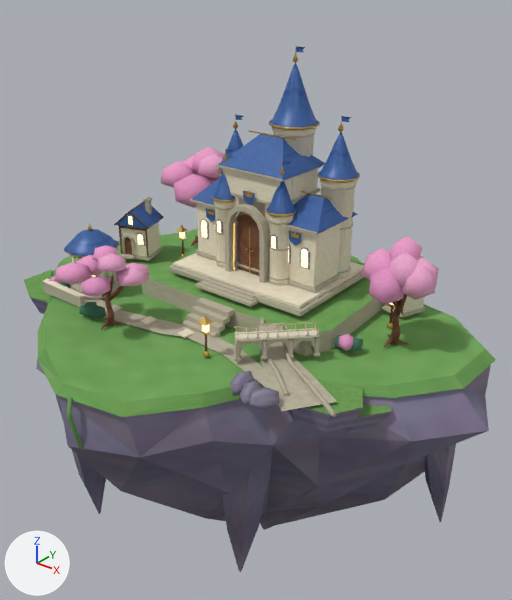
The glTF model public/assets/models/environment/royal-island-right-distant.glb: old version first, new version second.
Both versions are drawn from a 50 mm camera at (15.4, -17.7, 11.2) aimed at (1.0, 0.3, 0.1). Arrows for +X, +Y and +Z are at lower left; the lights stay in place. The first picture is the older version. Vertices at exactly the same position are counted once.

Before the edit, the objects in view are built like this:
```python
me_right_broken_cliff_strata_007 = bpy.data.meshes.new('right_broken_cliff_strata.007')
me_right_broken_cliff_strata_007.from_pydata(...)  # 3815 vertices, 6253 faces; spans x -8.1..10.0, y -7.9..7.8, z -10.0..8.7
me_right_broken_cliff_strata_007.materials.append(mat_lavender_layered_cliff)
me_right_broken_cliff_strata_007.materials.append(mat_meadow_and_moss)
me_right_broken_cliff_strata_007.materials.append(mat_carved_sandstone)
me_right_broken_cliff_strata_007.materials.append(mat_ivory_limestone)
me_right_broken_cliff_strata_007.materials.append(mat_royal_blue_glazed_slate)
me_right_broken_cliff_strata_007.materials.append(mat_brushed_antique_gold)
me_right_broken_cliff_strata_007.materials.append(mat_warm_carved_timber)
me_right_broken_cliff_strata_007.materials.append(mat_warm_lit_glass)
me_right_broken_cliff_strata_007.materials.append(mat_sakura_blossom_clusters)
me_right_broken_cliff_strata_007.materials.append(mat_deep_evergreen_foliage)
ob_royal_island_right = bpy.data.objects.new('royal-island-right', me_right_broken_cliff_strata_007)
ob_royal_island_right.location = (0.0, 0.0, 0.0)
```
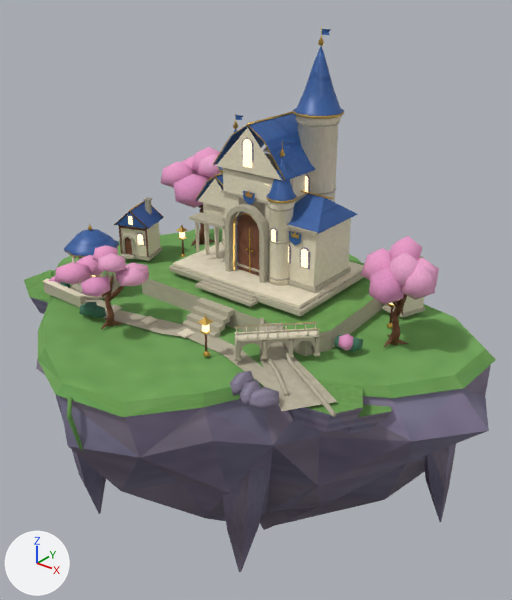
Changed parts and their boxes [x1, y1, x2, y2] in the pictures (512 x 600 px; the box of a moved part takes in the faces that stretch with it):
'royal-island-right', reshaped
    before: [24, 45, 496, 572]
    after: [24, 27, 496, 572]
part 1 of me_right_broken_cliff_strata_007, added
    after: [242, 138, 254, 162]
part 2 of me_right_broken_cliff_strata_007, added
    after: [189, 213, 225, 229]
part 3 of me_right_broken_cliff_strata_007, moved or reshaped (not visible before)
    after: [305, 187, 337, 195]
part 4 of me_right_broken_cliff_strata_007, moved or reshaped
    before: [273, 132, 315, 138]
    after: [296, 121, 340, 127]
part 5 of me_right_broken_cliff_strata_007, moved or reshaped
    before: [268, 245, 290, 251]
    after: [268, 238, 290, 244]
part 6 of me_right_broken_cliff_strata_007, moved or reshaped (not visible before)
    after: [203, 203, 225, 218]
part 7 of me_right_broken_cliff_strata_007, moved or reshaped
    before: [296, 46, 305, 52]
    after: [322, 29, 330, 35]
part 8 of me_right_broken_cliff_strata_007, moved or reshaped
    before: [282, 161, 291, 167]
    after: [283, 142, 292, 148]
part 9 of me_right_broken_cliff_strata_007, moved or reshaped
    before: [269, 122, 320, 130]
    after: [293, 111, 344, 119]
part 10 of me_right_broken_cliff_strata_007, moved or reshaped
    before: [293, 53, 298, 63]
    after: [318, 35, 324, 46]
part 11 of me_right_broken_cliff_strata_007, moved or reshaped
    before: [266, 210, 296, 217]
    after: [266, 196, 297, 203]
part 12 of me_right_broken_cliff_strata_007, moved or reshaped
    before: [279, 167, 285, 174]
    after: [279, 148, 285, 157]
part 13 of me_right_broken_cliff_strata_007, moved or reshaped (not visible before)
    after: [243, 139, 252, 168]
part 14 of me_right_broken_cliff_strata_007, moved or reshaped
    before: [271, 236, 276, 249]
    after: [271, 229, 276, 242]
part 15 of me_right_broken_cliff_strata_007, rebuilt
    before: [270, 234, 278, 249]
    after: [271, 228, 278, 242]
part 16 of me_right_broken_cliff_strata_007, rebuilt
    before: [192, 178, 220, 205]
    after: [196, 174, 223, 201]
part 17 of me_right_broken_cliff_strata_007, deleted
    before: [190, 116, 360, 279]
part 18 of me_right_broken_cliff_strata_007, moved or reshaped
    before: [88, 63, 423, 349]
    after: [81, 46, 423, 355]
part 19 of me_right_broken_cliff_strata_007, surface changed
    before: [151, 182, 319, 335]
    after: [151, 205, 319, 334]
part 20 of me_right_broken_cliff_strata_007, recoloured
    before: [278, 182, 284, 208]

The change, as a list of edits to the scene's bpy script:
```text
Change me_right_broken_cliff_strata_007:
    remove me_right_broken_cliff_strata_007.from_pydata(...)  # 3815 vertices, 6253 faces; spans x -8.1..10.0, y -7.9..7.8, z -10.0..8.7
    add me_right_broken_cliff_strata_007.from_pydata(...)  # 3479 vertices, 5651 faces; spans x -8.1..10.0, y -7.9..7.8, z -10.0..9.2
    me_right_broken_cliff_strata_007 part 1: the loose piece of 10 vertices spanning x 0.2..0.5, y 0.0, z 4.0..4.7 is copied, and the copy is scaled about its middle by (1.44, 0.858, 1.41), then moved by (0.7, -0.2, 1.2); it spans x 0.8..1.2, y -0.2..-0.1, z 5.0..6.0
    me_right_broken_cliff_strata_007 part 2: a new loose piece, a box spanning x -1.64..-0.02, y -0.28..0.3, z 2.69..2.81, in mat_carved_sandstone
    me_right_broken_cliff_strata_007 part 3: the loose piece of 20 vertices spanning x 0.7..2.2, y 1.1..2.4, z 3.8 is moved by (0.7, 0.3, 0.2)
    me_right_broken_cliff_strata_007 part 4: the loose piece of 20 vertices spanning x 0.7..2.2, y 1.1..2.4, z 5.8..5.9 is moved by (0.7, 0.3, 0.4)
    me_right_broken_cliff_strata_007 part 5: the loose piece of 20 vertices spanning x 1.8..2.6, y -0.3..0.5, z 2.5..2.6 is moved by (0.0, 0.0, 0.2)
    me_right_broken_cliff_strata_007 part 6: the loose piece of 8 vertices spanning x -1.5..-0.2, y 1.1..1.2, z 4.1..4.2 is scaled about its middle by (1.2, 40.9, 17.1), then moved by (0.0, 0.1, -1.3), in mat_ivory_limestone
    me_right_broken_cliff_strata_007 part 7: the loose piece of 5 vertices spanning x 1.4..1.8, y 1.8, z 8.4..8.6 is moved by (0.7, 0.3, 0.5)
    me_right_broken_cliff_strata_007 part 8: the loose piece of 5 vertices spanning x 2.2..2.5, y 0.1, z 5.2..5.4 is moved by (0.0, 0.0, 0.6)
    me_right_broken_cliff_strata_007 part 9: the loose piece of 20 vertices spanning x 0.6..2.3, y 0.9..2.6, z 6.1..6.2 is moved by (0.7, 0.3, 0.4)
    me_right_broken_cliff_strata_007 part 10: the loose piece of 20 vertices spanning x 1.3..1.5, y 1.7..1.9, z 8.1..8.4 is moved by (0.7, 0.3, 0.5)
    me_right_broken_cliff_strata_007 part 11: the loose piece of 20 vertices spanning x 1.7..2.7, y -0.4..0.6, z 3.7..3.8 is moved by (0.0, 0.0, 0.4)
    me_right_broken_cliff_strata_007 part 12: the loose piece of 20 vertices spanning x 2.1..2.3, y 0.0..0.2, z 4.9..5.2 is moved by (0.0, 0.0, 0.6)
    me_right_broken_cliff_strata_007 part 13: the loose piece of 8 vertices spanning x 1.3..1.6, y 1.1, z 3.8..4.4 is scaled about its middle by (1.19, 0.843, 1.64), then moved by (-0.4, -1.3, 1.4)
    me_right_broken_cliff_strata_007 part 14: the loose piece of 7 vertices spanning x 2.1..2.3, y -0.3, z 2.5..3.0 is moved by (0.0, 0.0, 0.2)
    me_right_broken_cliff_strata_007 part 15: the loose piece of 8 vertices spanning x 2.0..2.3, y -0.3, z 2.5..3.0 is rebuilt with 8 vertices and now spans x 2.0..2.3, y -0.3, z 2.8..3.3
    me_right_broken_cliff_strata_007 part 16: the loose piece of 6 vertices spanning x -1.7..0.1, y -0.1..2.3, z 3.3..4.1 is rebuilt with 10 vertices and now spans x -1.8..0.1, y 0.3..2.3, z 3.2..4.3
    me_right_broken_cliff_strata_007 part 17: 26 loose pieces with 413 vertices, spanning x -1.7..3.9, y -0.4..2.5, z 1.2..6.7, are deleted
    me_right_broken_cliff_strata_007 part 18: 51 vertices moved from x -5.0..5.9, y -2.7..3.0, z 0.9..4.9 to x -5.1..5.9, y -2.7..3.0, z 0.9..4.2; 266 vertices removed from x -1.7..5.8, y -2.3..3.0, z 0.8..8.1; 320 vertices added at x -5.5..5.9, y -3.7..3.4, z 0.2..8.7
    me_right_broken_cliff_strata_007 part 19: 38 kept faces spanning x -6.3..5.9, y -3.9..3.4, z 0.1..4.6 get new texture (UV) coordinates
    me_right_broken_cliff_strata_007 part 20: 1 face spanning x 2.3..2.5, y -0.3..-0.1, z 3.8..3.9 switches from mat_royal_blue_glazed_slate to mat_carved_sandstone
    other edits to the shape of me_right_broken_cliff_strata_007 do not show in these pictures
```
